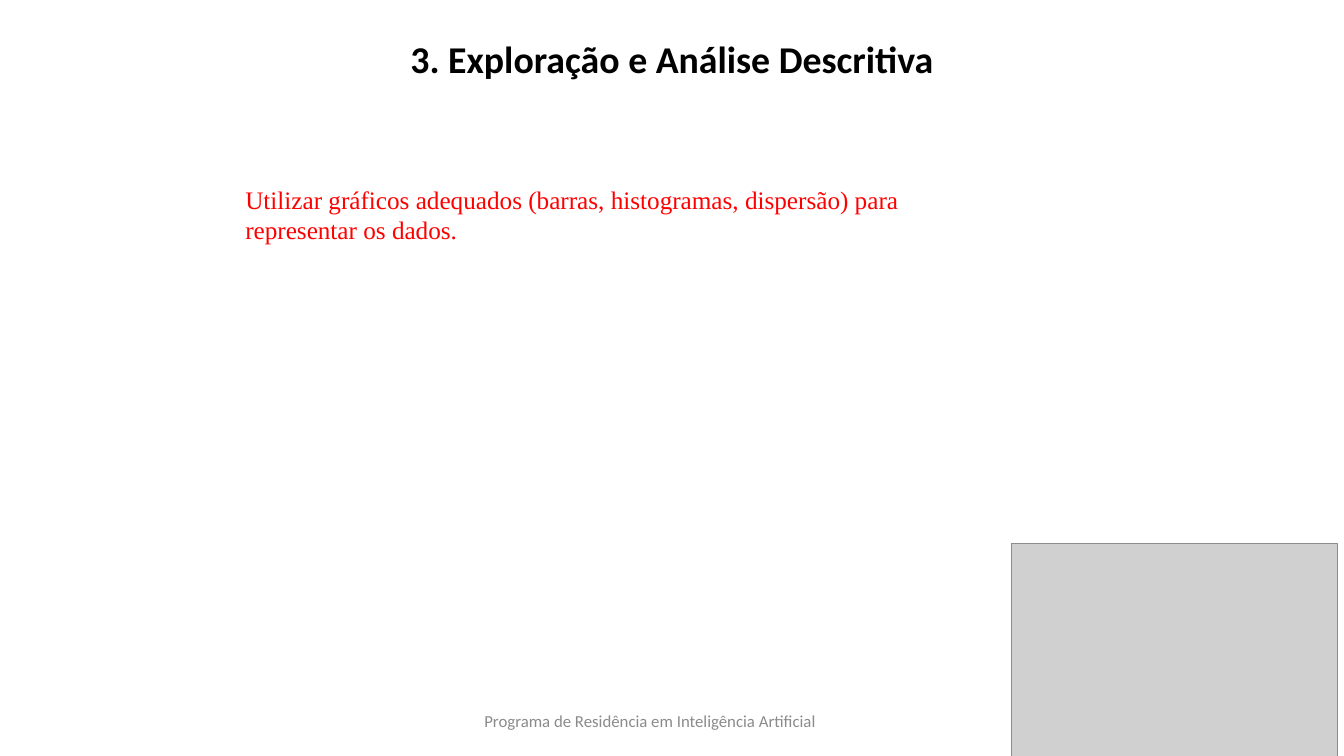
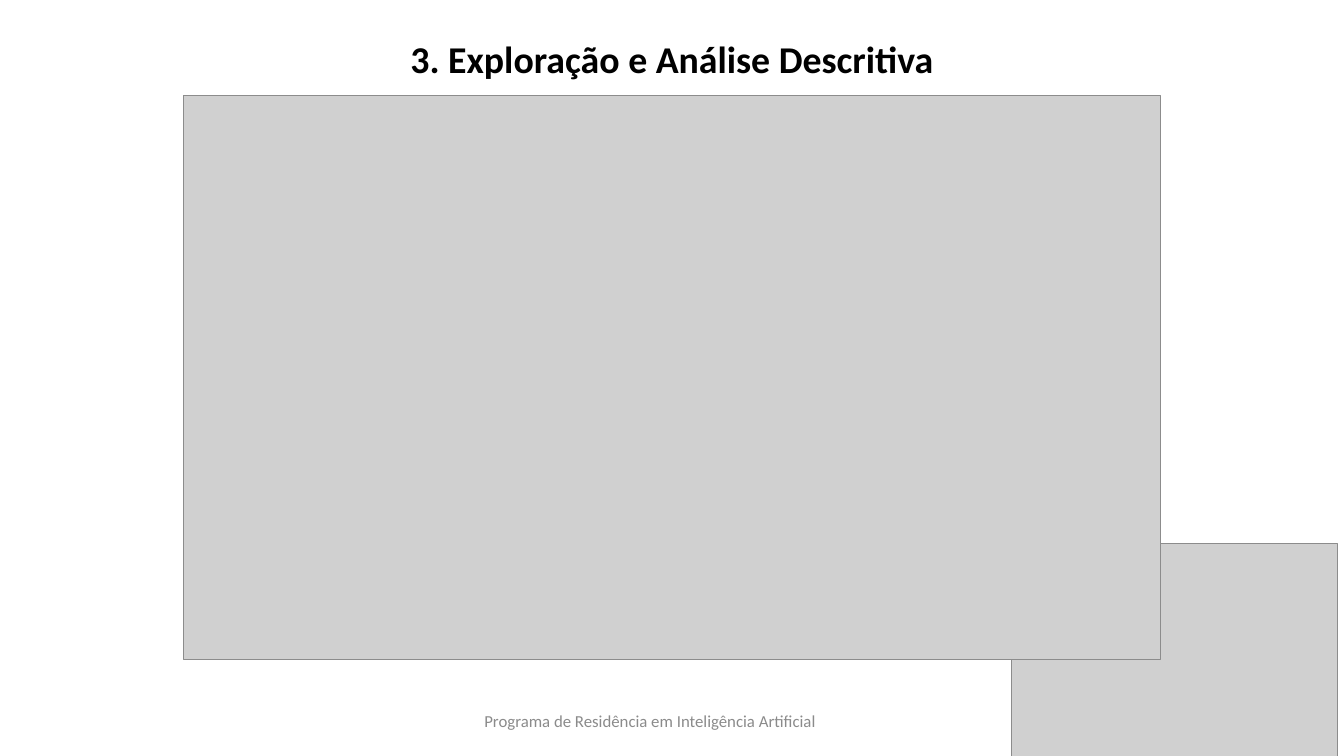
Before and after one commit to millercylindricalprojection/ATIVIDADE-AVALIATIVA-Big-Data-e-Minera-o-de-Dados, a slide deck: slide 16 of apresentacao e trabalhoDados/apresentacao.PPTX (slide 12 before the commit). Drawn at 1344x756 pixels with LibreOffice and Linux fonts; fonts in the diff are those of the drawing; grey boxes stand for pictures; background and template pictures are left out. Boxes give left, top, right and bottom in pixels: in the first picture for what was removed or moved away, otherwise in the second. Text is boxed around its words. In the diff, an @@ line names an element or a change of style, - is before the commit and + after.

```diff
--- a/apresentacao e trabalhoDados/apresentacao.PPTX
+++ b/apresentacao e trabalhoDados/apresentacao.PPTX
@@ picture added at [184, 96, 1160, 660] @@
@@ text removed at [245, 191, 898, 245] @@
-Utilizar gráficos adequados (barras, histogramas, dispersão) para representar os dados.
```
Also in this commit, not shown: 8 other slides changed, 16 slides added.
